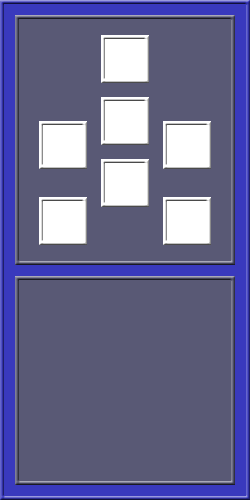
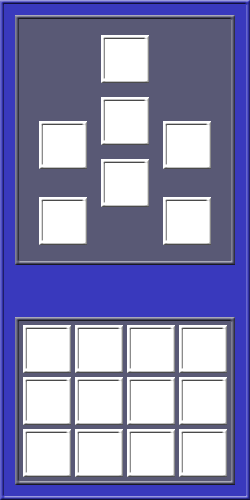
Comparing the layer stacks of the two (250, 500) images. Changes:
added layer "Layer 5" above "Group 1 copy 6" over 23, 325, 227, 477
painted on "Rectangle 2 copy 3" over 15, 276, 235, 321
painted on "Rectangle 2 copy 2" over 15, 276, 235, 321
